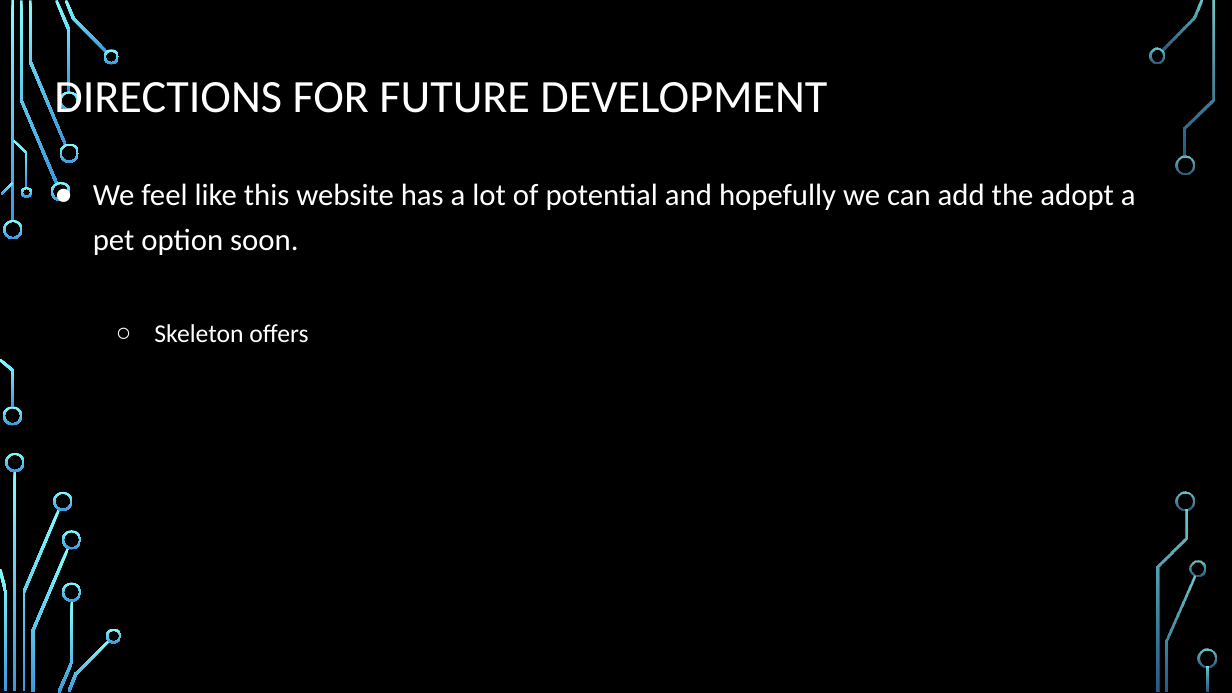
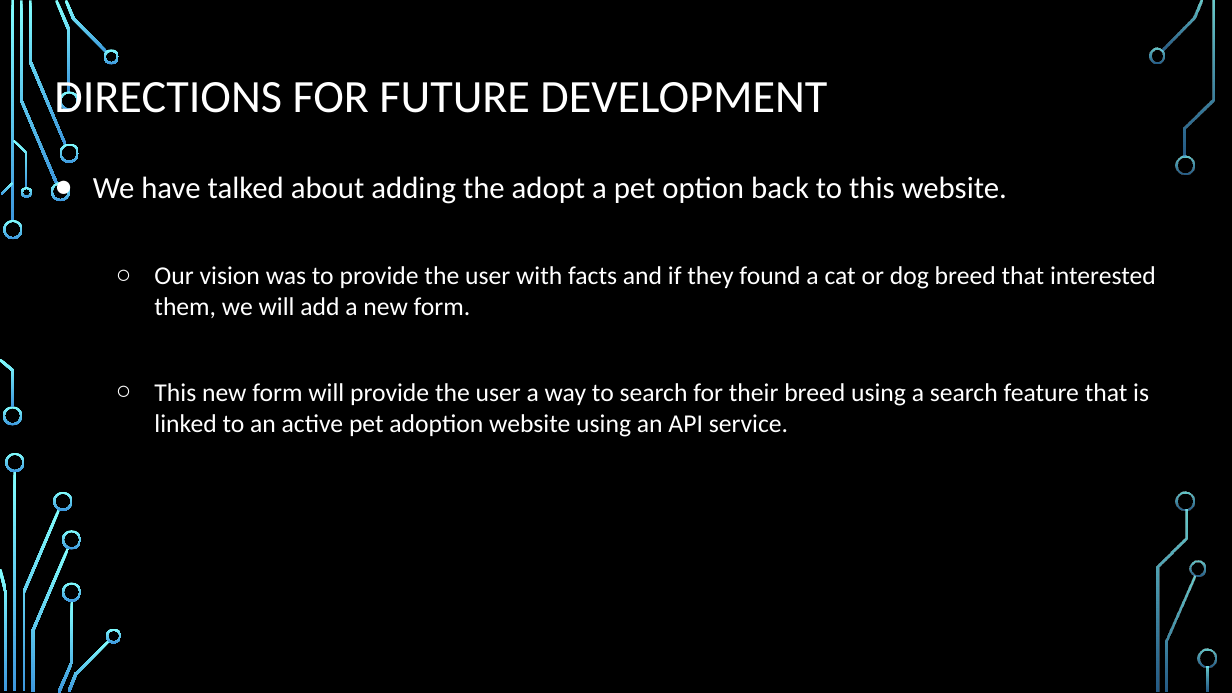
Before and after one commit to mcswajl/project-1, a slide deck: slide 6 of Project Presentation.pptx. Drawn at 1232x693 pixels with LibreOffice and Linux fonts; fonts in the diff are those of the drawing; background and template pictures are left out. Boxes give left, top, right and bottom in pixels: in the first picture for what was removed or moved away, otherwise in the second. Text is boxed around its words. In the diff, an @@ line names an element or a change of style, - is before the commit and + after.

```diff
--- a/Project Presentation.pptx
+++ b/Project Presentation.pptx
@@ text at [93, 176, 1156, 437]: text changed; size 18 to 15 pt @@
-● We feel like this website has a lot of potential and hopefully we can add the adopt a pet option soon.
-  ○ Skeleton offers
+● We have talked about adding the adopt a pet option back to this website.
+  ○ Our vision was to provide the user with facts and if they found a cat or dog breed that interested them, we will add a new form.
+  ○ This new form will provide the user a way to search for their breed using a search feature that is linked to an active pet adoption website using an API service.
```
Also in this commit, not shown: 3 other slides changed, 1 slide added, 1 slide removed, 3 other files.
